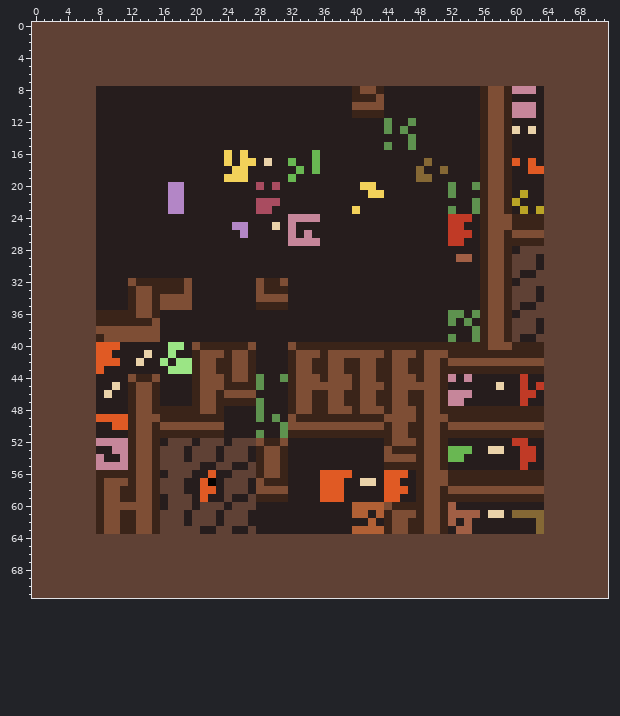
Edited in one commit: sprite sheet (023level.png). The picture above is the old version.
The file is 72x72 pixels.
New version:
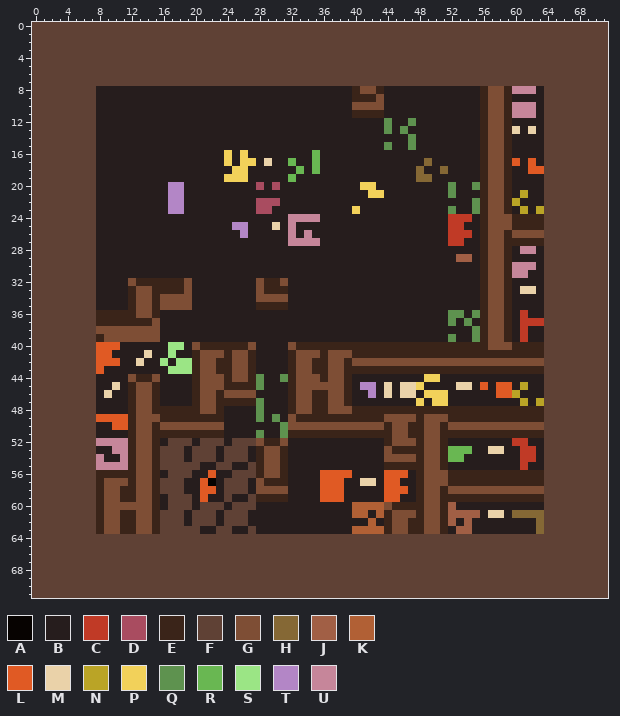
Palette (. is transparent): A #070301  B #261d1d  C #c03a26  D #a94c60  E #3a2419  F #5f4135  G #7e4e35  H #856835  J #a15f45  K #b16035  L #e05a24  M #ead2a9  N #baa426  P #f2d15a  Q #5e924f  R #69b752  S #9be585  T #b386c6  U #c6869a
Change:
Changed rows in their new state; - is an unchanged pixel.
first column x 39:
28 ----------------------UUB
29 ---------------------BBB-
30 ---------------------UUU-
31 ---------------------UU-B
32 ----------------------BBB
33 ---------------------BMM-
34 ---------------------BBB-
35 ---------------------B--B
36 ----------------------CBB
37 ---------------------BCCC
38 ---------------------BCB-
39 ---------------------BC-B
41 -EEEE-EEE-EEE------------
42 -G--GG--GG--G------------
43 --EE--EE--EE-------------
44 EBBBBBBBBBPPBB-B------B--
45 EBTTBMBMMPBBB-MM-L-LL-N-B
46 -BBTBMBMMBPPPBBB---LLNBB-
47 -BBBBBBBBPBPPBB-------N-N
48 --EEE-EEE-EE-------------
